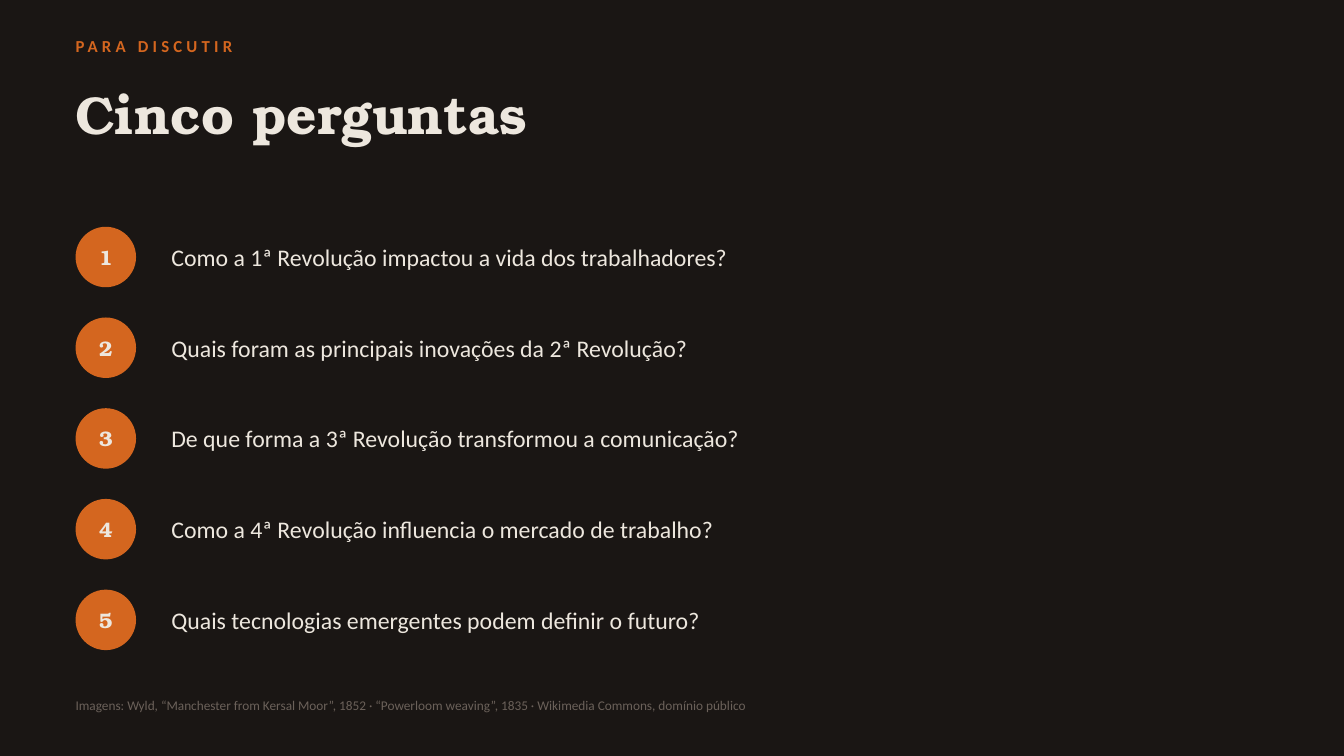
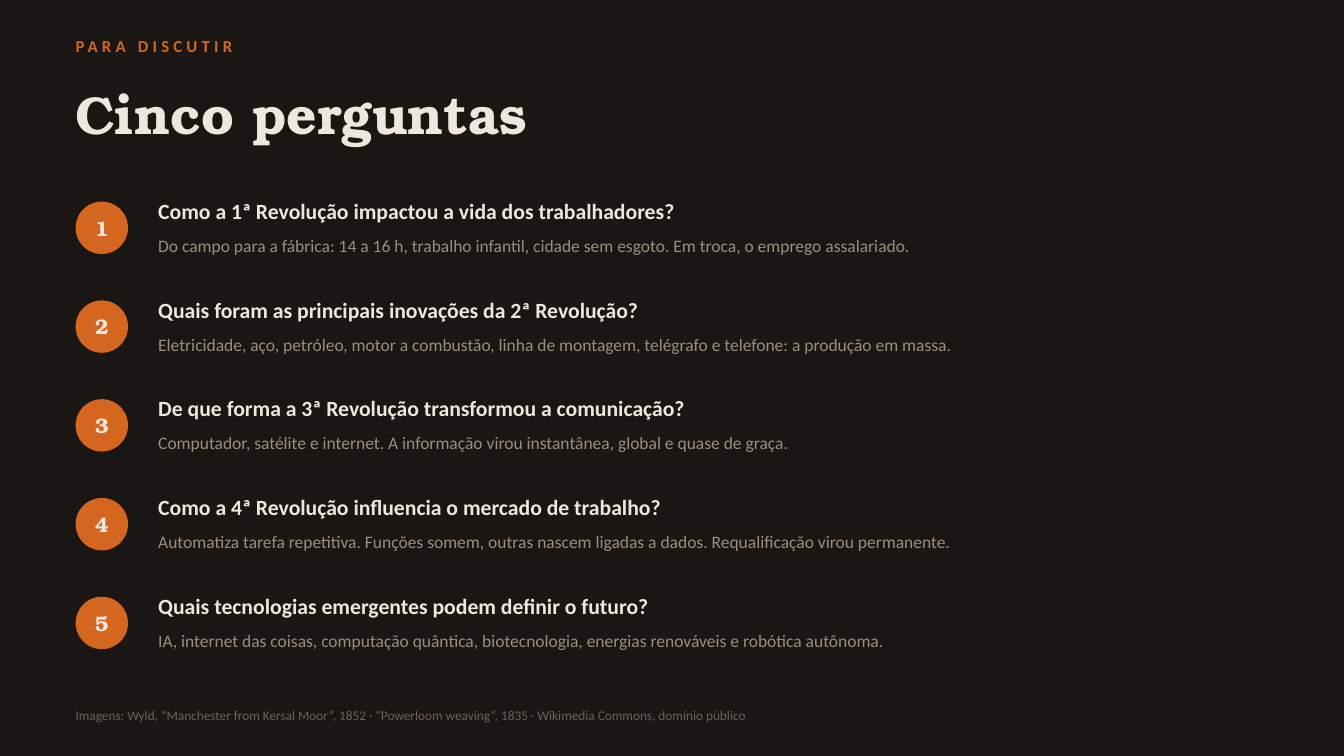
Before and after one commit to guirab734/industry, a slide deck: slide 3 of docs/primeira-revolucao-industrial.pptx. Drawn at 1344x756 pixels with LibreOffice and Linux fonts; fonts in the diff are those of the drawing. Boxes give left, top, right and bottom in pixels: in the first picture for what was removed or moved away, otherwise in the second. Text is boxed around its words. In the diff, an @@ line names an element or a change of style, - is before the commit and + after.

Commit message:
Explicação de cada tópico dentro do slide
Cada tópico do resumo e cada uma das cinco perguntas passa a ter uma
linha de explicação logo abaixo, em corpo menor e cor mais leve, para
servir de apoio durante a fala sem virar parágrafo.

As notas de orador deixam de repetir o que agora está na tela e ficam só
com o que completa: por que na Inglaterra, o exemplo do rio que seca, a
marcação de apontar a gravura e as frases de fechamento.

```diff
--- a/docs/primeira-revolucao-industrial.pptx
+++ b/docs/primeira-revolucao-industrial.pptx
@@ text "1": place and size @@
-text "1" at (99, 250, 113, 265)
+text "1" at (95, 221, 109, 236)
@@ ellipse: place and size @@
-ellipse at (76, 227, 136, 287)
+ellipse at (76, 202, 128, 254)
@@ text "Como a 1ª Revolução impactou ...": place and size @@
-text "Como a 1ª Revolução impactou ..." at (171, 249, 727, 270)
+text "Como a 1ª Revolução impactou ..." at (158, 203, 675, 223)
@@ text added at (158, 240, 909, 255), 12.5 pt, text #9A8E82 @@
+Do campo para a fábrica: 14 a 16 h, trabalho infantil, cidade sem esgoto. Em troca, o emprego assalariado.
@@ size 17 to 15.5 pt, bold on; vertical alignment middle to top in 5 elements at (158, 203, 675, 223), (158, 598, 648, 618), (158, 499, 660, 519), (158, 400, 685, 420), (158, 302, 638, 322) @@
@@ text "Quais foram as principais inovações ...": place and size @@
-text "Quais foram as principais inovações ..." at (171, 340, 687, 361)
+text "Quais foram as principais inovações ..." at (158, 302, 638, 322)
@@ text "2": place and size @@
-text "2" at (99, 341, 113, 356)
+text "2" at (95, 319, 109, 334)
@@ ellipse: place and size @@
-ellipse at (76, 318, 136, 378)
+ellipse at (76, 300, 128, 353)
@@ text added at (158, 339, 951, 354), 12.5 pt, text #9A8E82 @@
+Eletricidade, aço, petróleo, motor a combustão, linha de montagem, telégrafo e telefone: a produção em massa.
@@ text "3": place and size @@
-text "3" at (99, 431, 113, 447)
+text "3" at (95, 418, 109, 434)
@@ ellipse: place and size @@
-ellipse at (76, 408, 136, 469)
+ellipse at (76, 399, 128, 452)
@@ text "De que forma a 3ª ...": place and size @@
-text "De que forma a 3ª ..." at (171, 430, 738, 451)
+text "De que forma a 3ª ..." at (158, 400, 685, 420)
@@ text added at (158, 437, 788, 452), 12.5 pt, text #9A8E82 @@
+Computador, satélite e internet. A informação virou instantânea, global e quase de graça.
@@ ellipse: place and size @@
-ellipse at (76, 590, 136, 650)
+ellipse at (76, 498, 128, 551)
@@ text "4": place and size @@
-text "4" at (99, 522, 113, 537)
+text "4" at (95, 517, 109, 532)
@@ text "Como a 4ª Revolução influencia ...": place and size @@
-text "Como a 4ª Revolução influencia ..." at (171, 521, 713, 542)
+text "Como a 4ª Revolução influencia ..." at (158, 499, 660, 519)
@@ text added at (158, 536, 950, 551), 12.5 pt, text #9A8E82 @@
+Automatiza tarefa repetitiva. Funções somem, outras nascem ligadas a dados. Requalificação virou permanente.
@@ text "5": place and size @@
-text "5" at (99, 613, 113, 629)
+text "5" at (95, 616, 109, 632)
@@ ellipse: place and size @@
-ellipse at (76, 499, 136, 560)
+ellipse at (76, 597, 128, 649)
@@ text "Quais tecnologias emergentes podem definir ...": place and size @@
-text "Quais tecnologias emergentes podem definir ..." at (171, 612, 700, 633)
+text "Quais tecnologias emergentes podem definir ..." at (158, 598, 648, 618)
@@ text added at (158, 635, 884, 650), 12.5 pt, text #9A8E82 @@
+IA, internet das coisas, computação quântica, biotecnologia, energias renováveis e robótica autônoma.
@@ text "Imagens: Wyld, “Manchester from Kersal ...": place and size @@
-text "Imagens: Wyld, “Manchester from Kersal ..." at (76, 701, 745, 712)
+text "Imagens: Wyld, “Manchester from Kersal ..." at (76, 711, 745, 722)
```
Also in this commit, not shown: 1 other slide changed.
